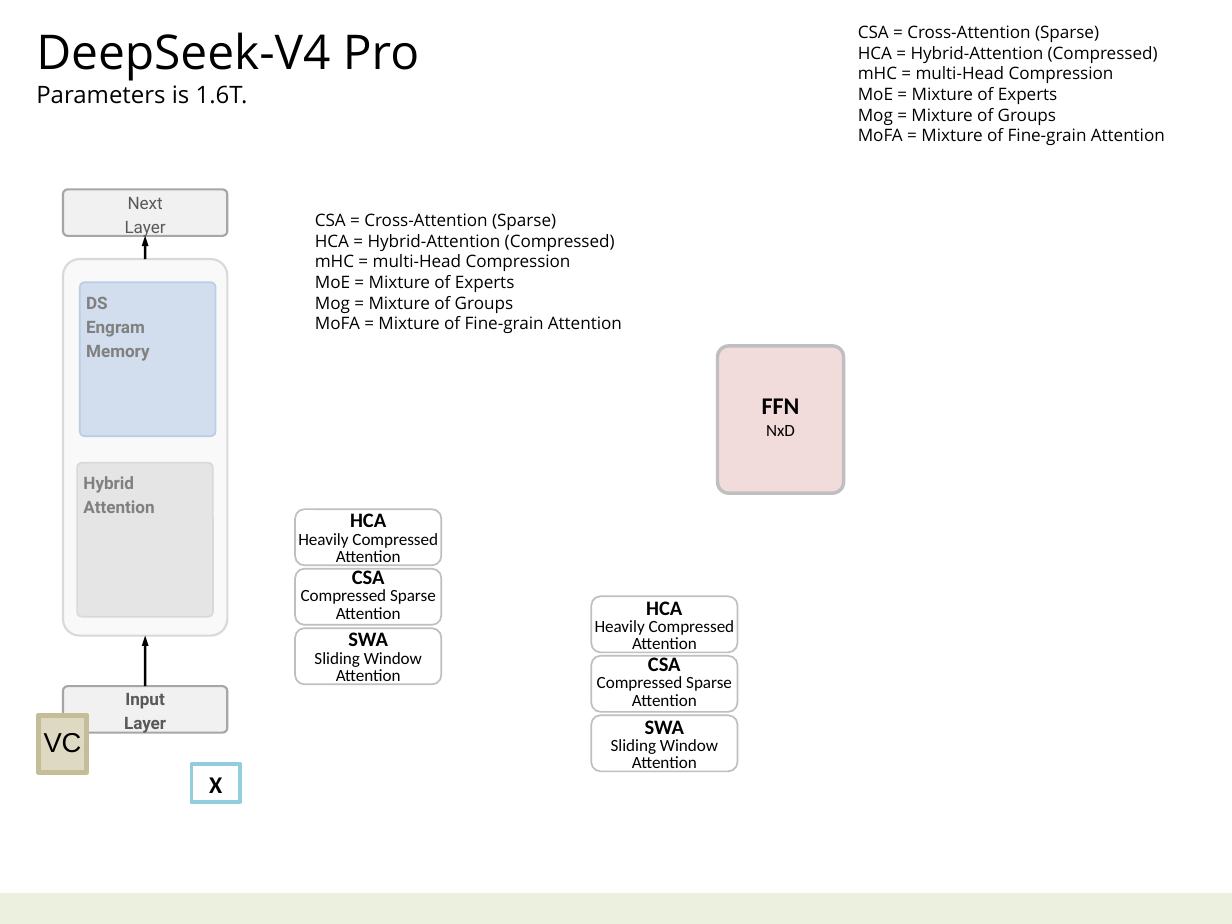
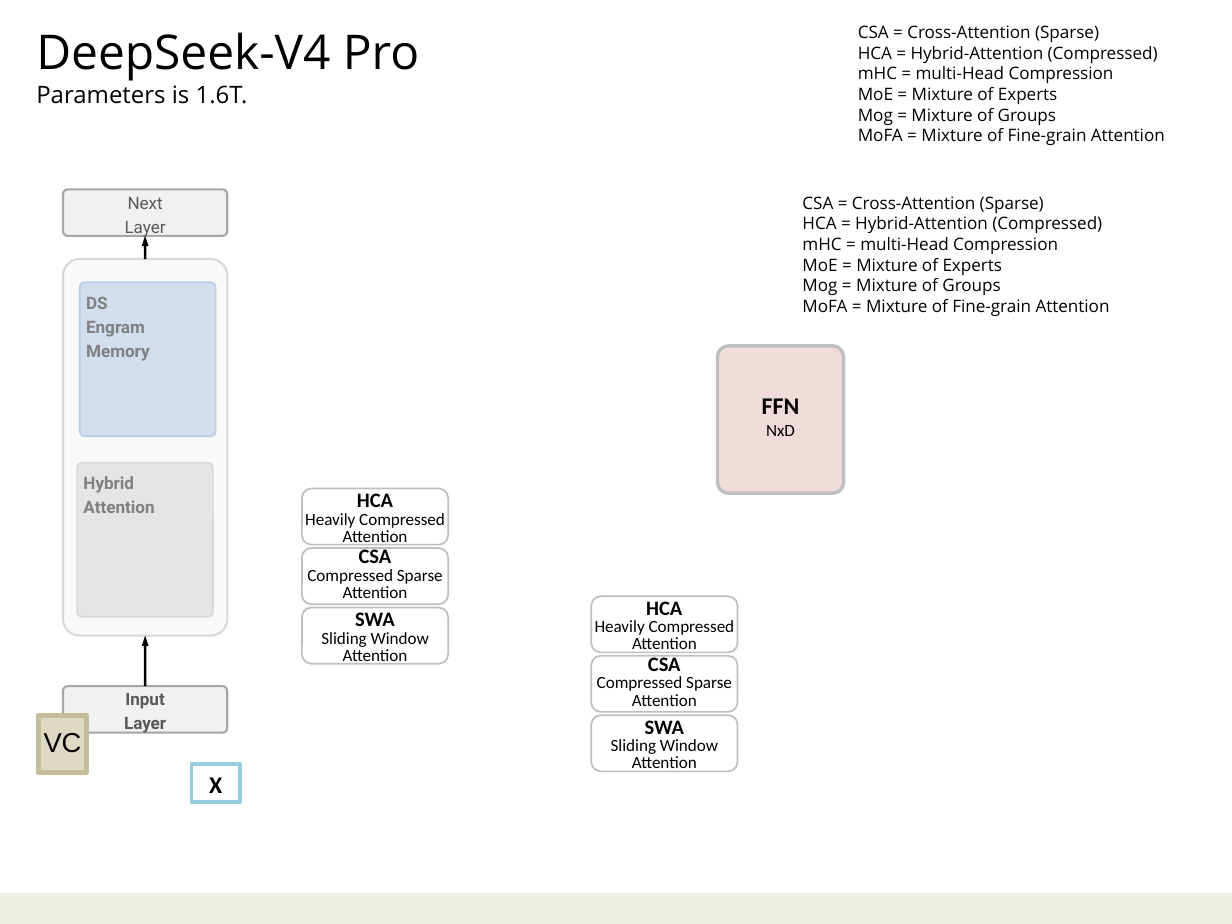
Before and after one commit to navibator/crazy-ai, a slide deck: slide 40 of ai.pptx (slide 39 before the commit). Drawn at 1232x924 pixels with LibreOffice and Linux fonts; fonts in the diff are those of the drawing. Boxes give left, top, right and bottom in pixels: in the first picture for what was removed or moved away, otherwise in the second. Text is boxed around its words. In the diff, an @@ line names an element or a change of style, - is before the commit and + after.

```diff
--- a/ai.pptx
+++ b/ai.pptx
@@ text "CSA = Cross-Attention (Sparse)": place and size @@
-text "CSA = Cross-Attention (Sparse)" at (315,213,622,333)
+text "CSA = Cross-Attention (Sparse)" at (802,196,1110,316)
@@ 3 rounded rectangles: place and size @@
-3 rounded rectangles at (296,509,442,685)
+3 rounded rectangles at (302,489,448,664)
```
Also in this commit, not shown: 4 other slides changed.
